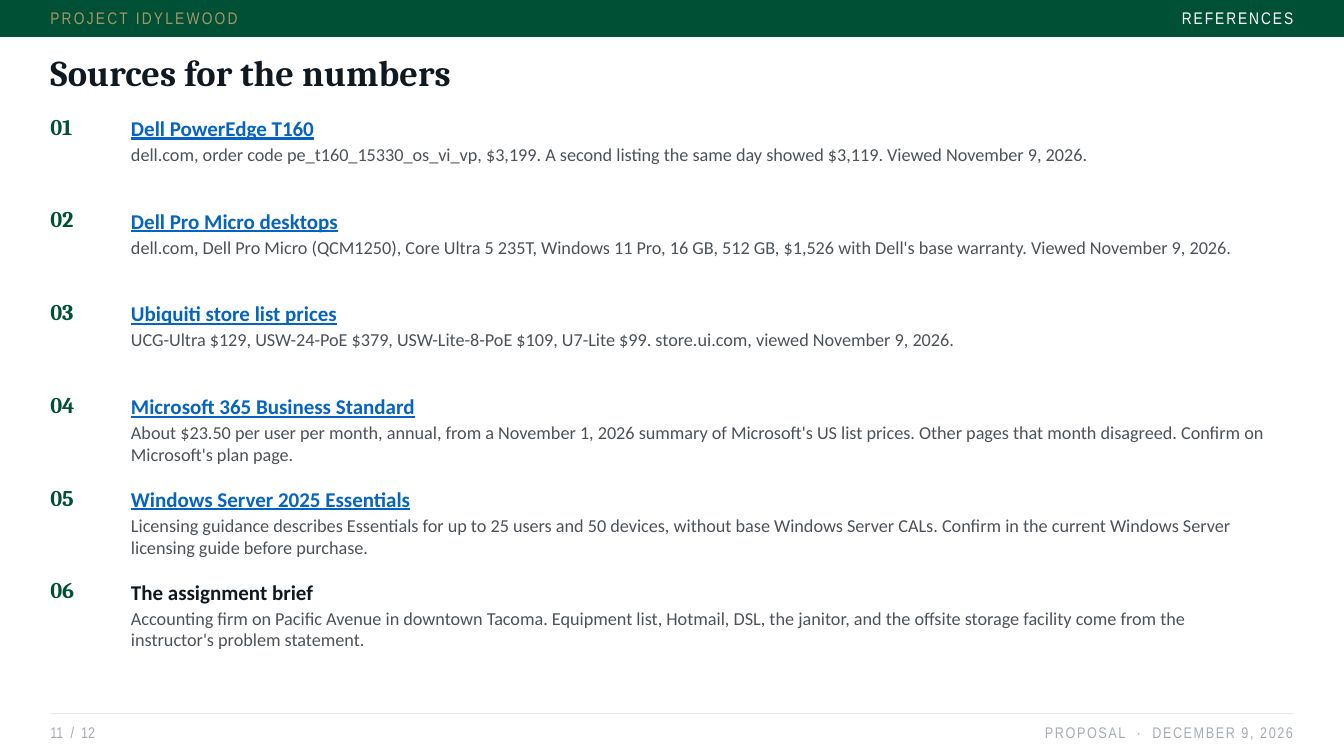
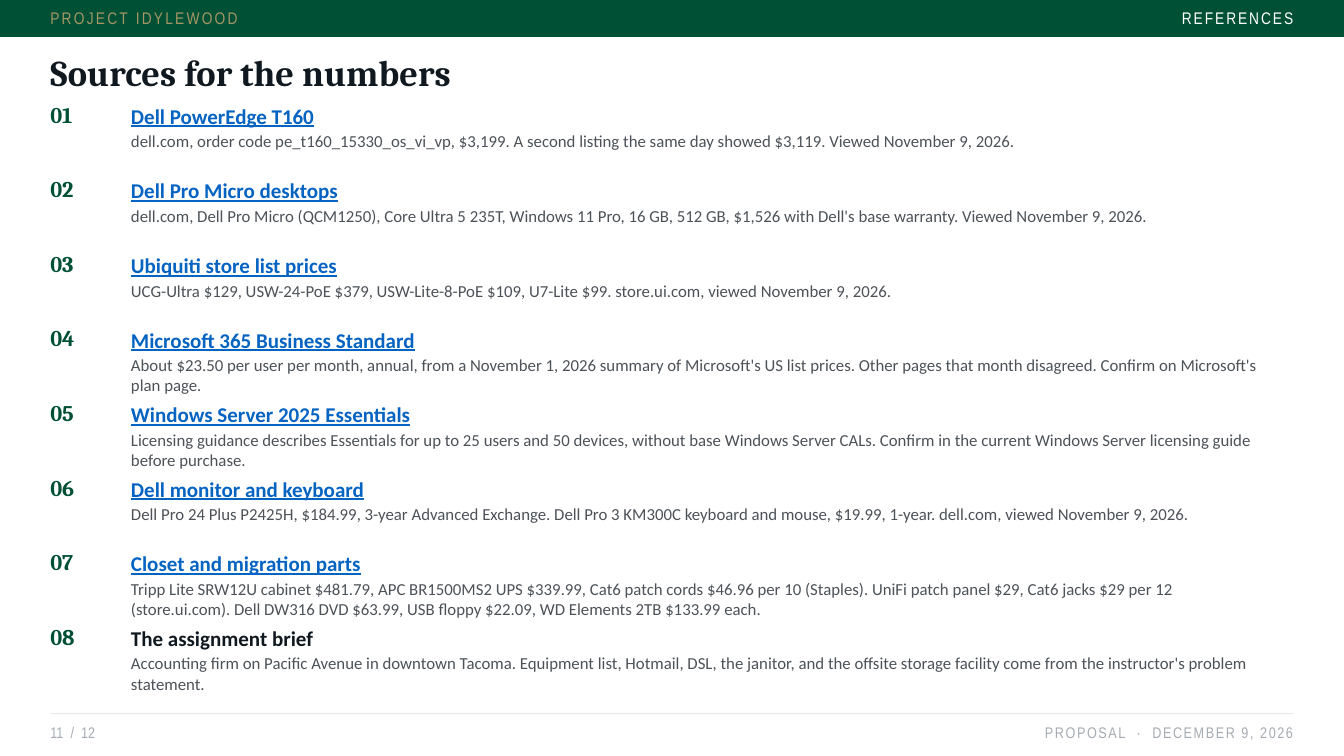
Before and after one commit to jxstjoeii/project-idylewood, a slide deck: slide 11 of slides/Project-Idylewood-Proposal.pptx. Drawn at 1344x756 pixels with LibreOffice and Linux fonts; fonts in the diff are those of the drawing. Boxes give left, top, right and bottom in pixels: in the first picture for what was removed or moved away, otherwise in the second. Text is boxed around its words. In the diff, an @@ line names an element or a change of style, - is before the commit and + after.

```diff
--- a/slides/Project-Idylewood-Proposal.pptx
+++ b/slides/Project-Idylewood-Proposal.pptx
@@ 3 texts: place and size @@
-3 texts at box(50, 120, 1087, 164)
+3 texts at box(50, 108, 1014, 150)
@@ 3 texts: place and size @@
-3 texts at box(50, 211, 1231, 257)
+3 texts at box(50, 181, 1146, 225)
@@ 3 texts: place and size @@
-3 texts at box(50, 304, 954, 348)
+3 texts at box(50, 256, 891, 299)
@@ 3 texts: place and size @@
-3 texts at box(50, 398, 1263, 464)
+3 texts at box(50, 331, 1257, 394)
@@ size 13 to 12 pt in 6 elements at box(131, 135, 1014, 150), box(131, 210, 1146, 225), box(131, 657, 1247, 690), box(131, 285, 891, 299), box(131, 359, 1257, 394), box(131, 434, 1251, 469) @@
@@ 3 texts: place and size @@
-3 texts at box(50, 491, 1230, 557)
+3 texts at box(50, 406, 1251, 469)
@@ text "06": place and size @@
-text "06" at box(50, 583, 74, 598)
+text "06" at box(50, 481, 74, 496)
@@ text added at box(131, 482, 364, 501), 15 pt, text #0563C1, bold, underline @@
+Dell monitor and keyboard
@@ text added at box(131, 508, 1188, 523), 12 pt, text #4C5258 @@
+Dell Pro 24 Plus P2425H, $184.99, 3-year Advanced Exchange. Dell Pro 3 KM300C keyboard and mouse, $19.99, 1-year. dell.com, viewed November 9, 2026.
@@ text added at box(50, 555, 73, 570), 16 pt, text #005035, bold @@
+07
@@ text added at box(131, 556, 361, 575), 15 pt, text #0563C1, bold, underline @@
+Closet and migration parts
@@ text added at box(131, 583, 1172, 618), 12 pt, text #4C5258 @@
+Tripp Lite SRW12U cabinet $481.79, APC BR1500MS2 UPS $339.99, Cat6 patch cords $46.96 per 10 (Staples). UniFi patch panel $29, Cat6 jacks $29 per 12 (store.ui.com). Dell DW316 DVD $63.99, USB floppy $22.09, WD Elements 2TB $133.99 each.
@@ text added at box(50, 629, 74, 645), 16 pt, text #005035, bold @@
+08
@@ text "The assignment brief": place and size @@
-text "The assignment brief" at box(131, 585, 313, 604)
+text "The assignment brief" at box(131, 631, 313, 650)
@@ text "Accounting firm on Pacific Avenue ...": place and size @@
-text "Accounting firm on Pacific Avenue ..." at box(131, 612, 1185, 649)
+text "Accounting firm on Pacific Avenue ..." at box(131, 657, 1247, 690)
```
Also in this commit, not shown: 6 other slides changed, 5 other files.
